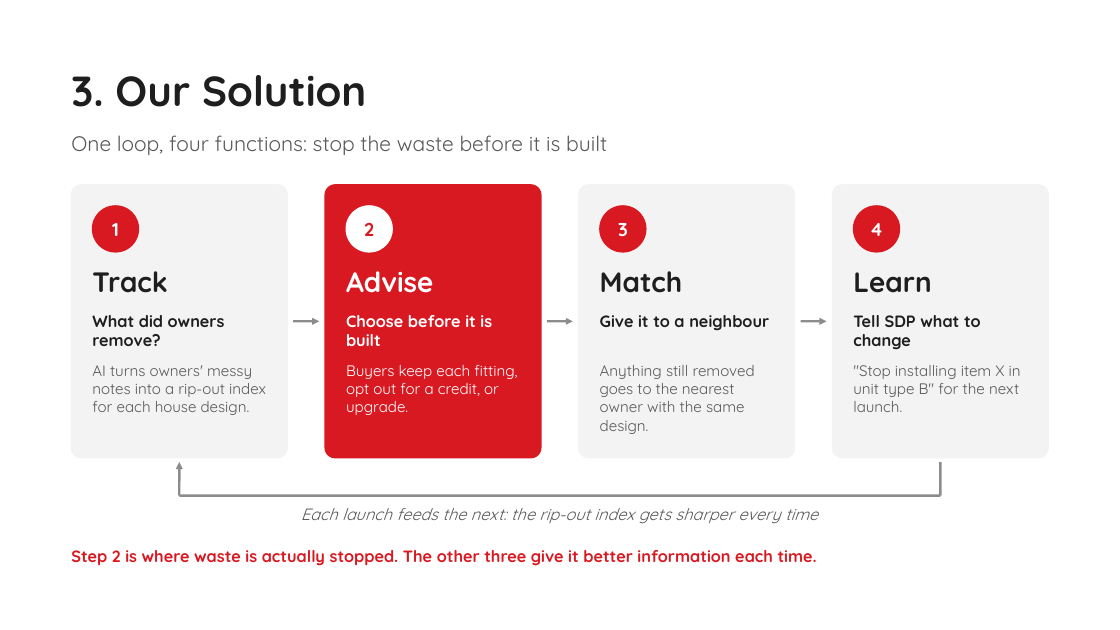
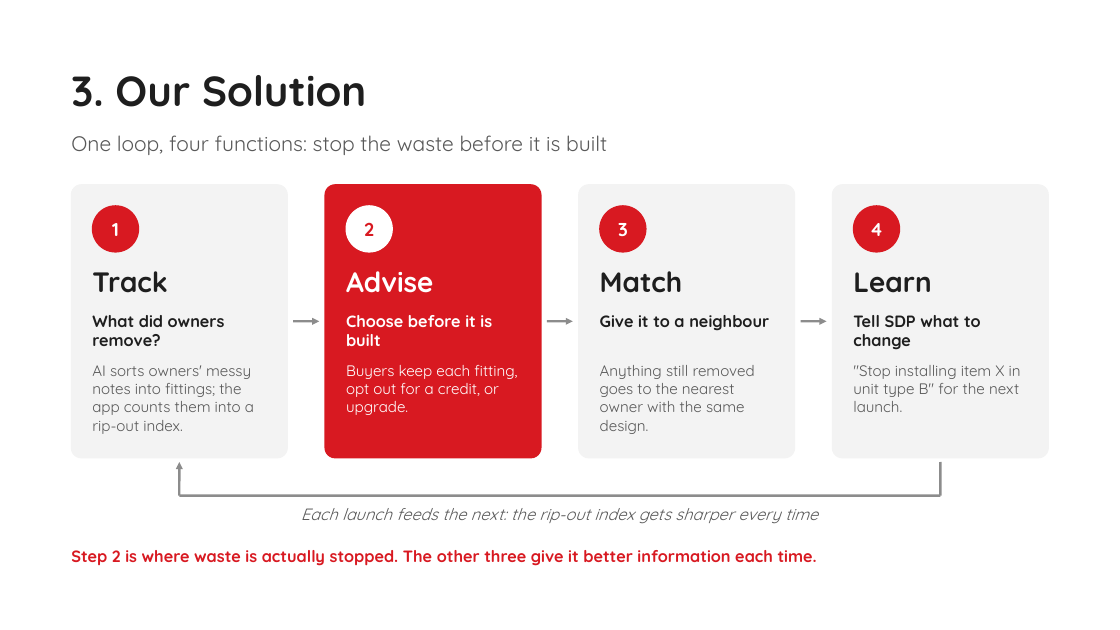
Before and after one commit to Jayden-Jarred/Sime-Darby-Hackathon, a slide deck: slide 5 of docs/Right-Fit-Homes-Pitch.pptx. Drawn at 1120x630 pixels with LibreOffice and Linux fonts; fonts in the diff are those of the drawing; background and template pictures are left out. Boxes give left, top, right and bottom in pixels: in the first picture for what was removed or moved away, otherwise in the second. Text is boxed around its words. In the diff, an @@ line names an element or a change of style, - is before the commit and + after.

```diff
--- a/docs/Right-Fit-Homes-Pitch.pptx
+++ b/docs/Right-Fit-Homes-Pitch.pptx
@@ text at <box>92,365,254,434</box>: text changed @@
-AI turns owners' messy notes into a rip-out index for each house design.
+AI sorts owners' messy notes into fittings; the app counts them into a rip-out index.
```
Also in this commit, not shown: 4 other slides changed.
